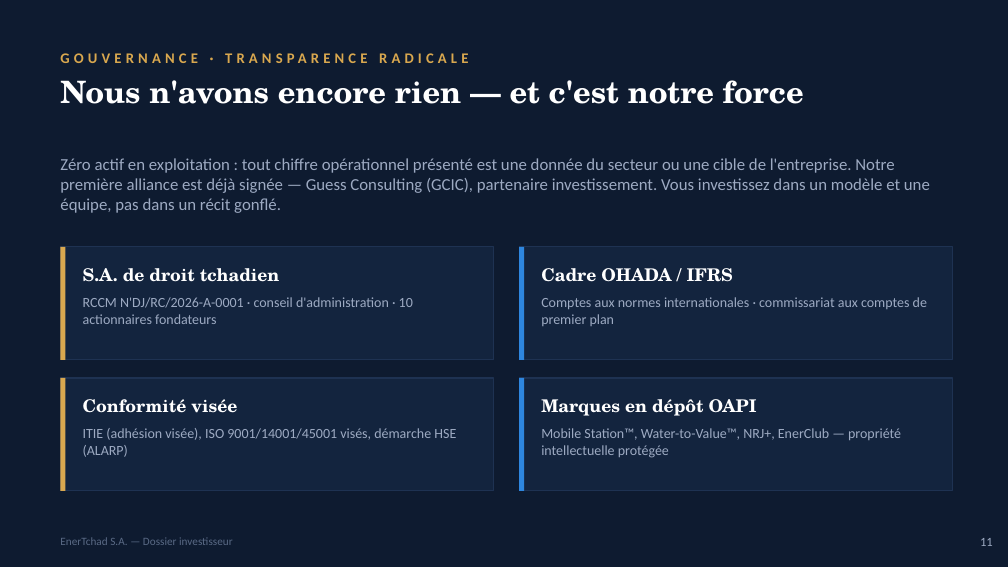
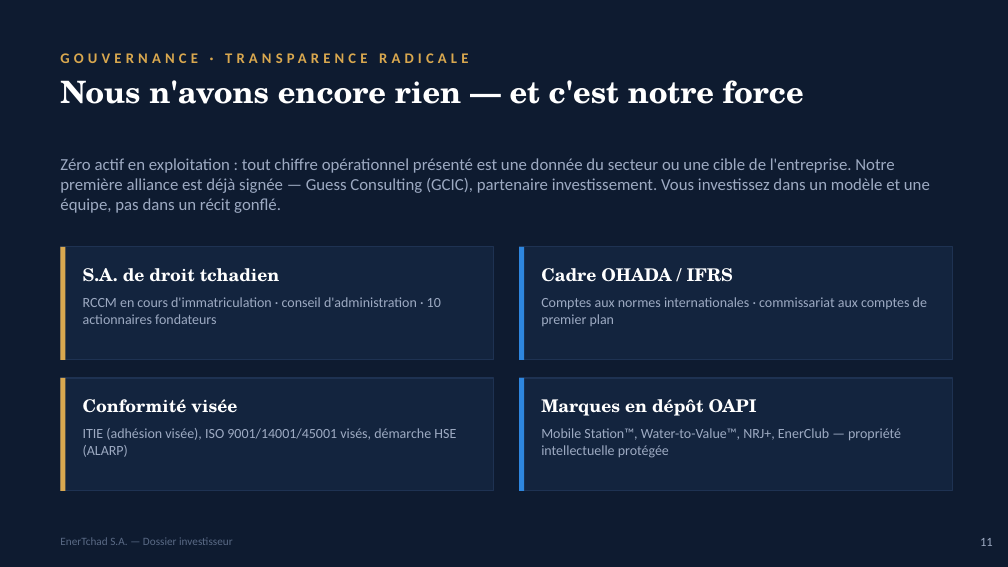
Before and after one commit to bmlemad/EnerTchad, a slide deck: slide 11 of Dossier_Investisseur_EnerTchad.pptx. Drawn at 1008x567 pixels with LibreOffice and Linux fonts; fonts in the diff are those of the drawing. Boxes give left, top, right and bottom in pixels: in the first picture for what was removed or moved away, otherwise in the second. Text is boxed around its words. In the diff, an @@ line names an element or a change of style, - is before the commit and + after.

Commit message:
Ch723 - RCCM : immatriculation en cours (dossier investisseur, data book, fiche et kit presse) + sw.js

```diff
--- a/Dossier_Investisseur_EnerTchad.pptx
+++ b/Dossier_Investisseur_EnerTchad.pptx
@@ text at (x1=83, y1=297, x2=441, y2=324): text changed @@
-RCCM N'DJ/RC/2026-A-0001 · conseil d'administration · 10 actionnaires fondateurs
+RCCM en cours d'immatriculation · conseil d'administration · 10 actionnaires fondateurs
```
Also in this commit, not shown: 1 other slide changed, 4 other files.
